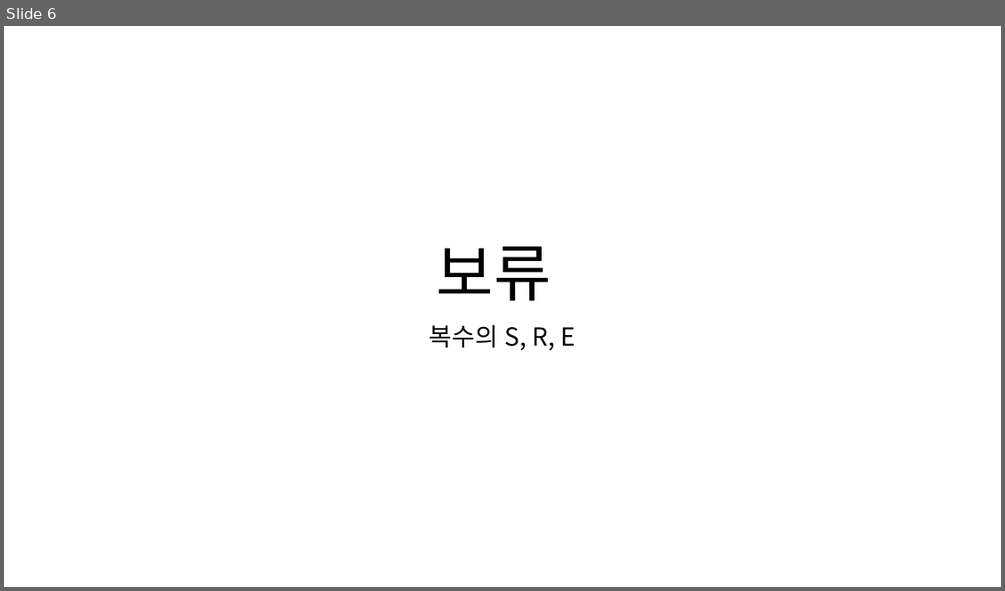
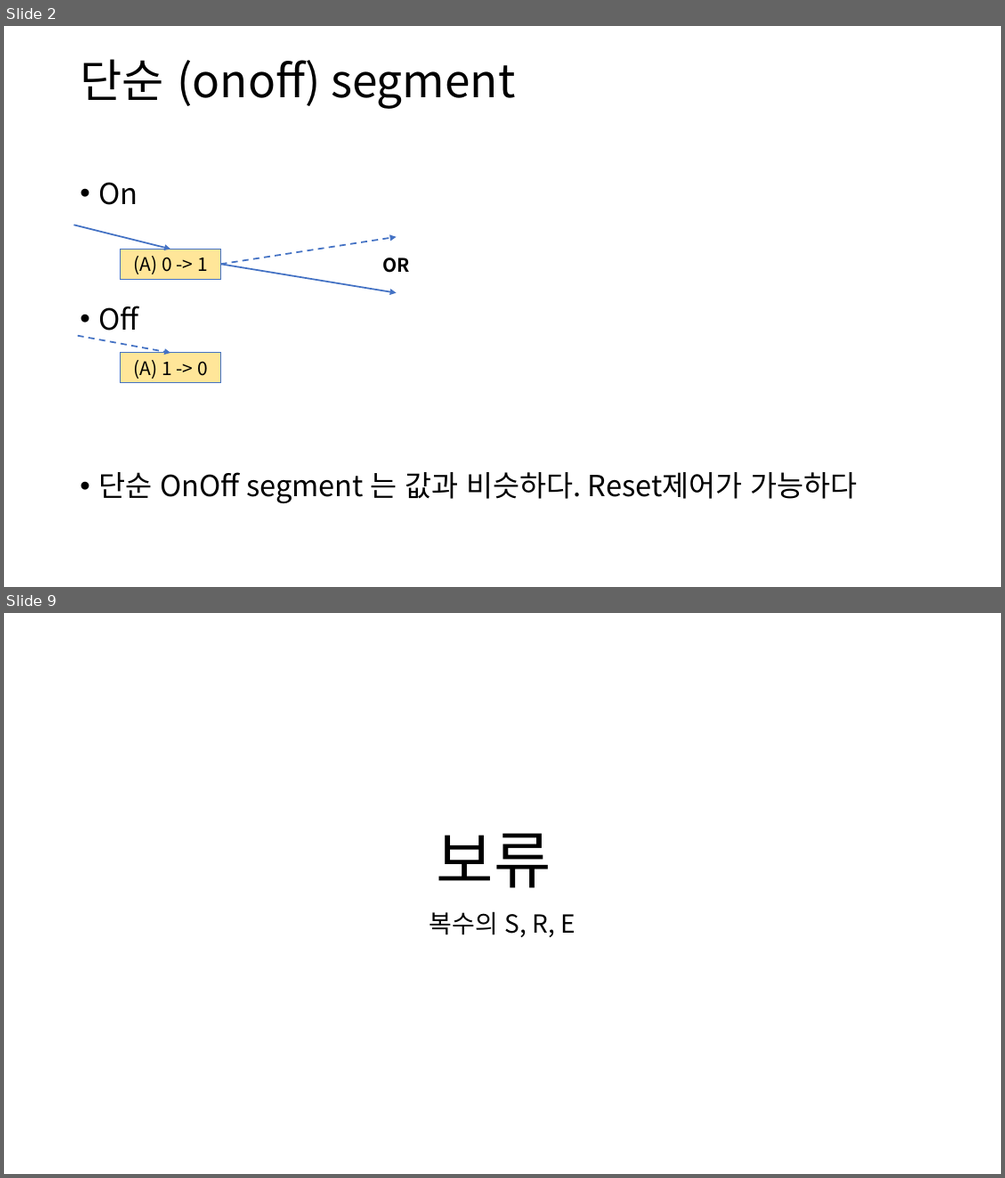
Before and after one commit to DualsoftDev/ds, a slide deck: Doc/PowerPoint/macro.pptx. Shown one above the other, each under a label of ours: slide 6 before the commit, slides 2 and 9 after it; the slides between them are not shown. The pictures are 1005x591 and 1005x1178 pixels, drawn with LibreOffice and Linux fonts; fonts in the diff are those of the drawing. Boxes give left, top, right and bottom in pixels: in the first picture for what was removed or moved away, otherwise in the second. Text is boxed around its words. In the diff, an @@ line names an element or a change of style, - is before the commit and + after.

Commit message:
macro.ppt : fix, add onoff Segments

```diff
--- a/Doc/PowerPoint/macro.pptx
+++ b/Doc/PowerPoint/macro.pptx
@@ slide 2 added at bbox=[4, 26, 1001, 587], background #FFFFFF @@
@@ title added at bbox=[80, 59, 515, 109], 44 pt, text #000000 @@
+단순 (onoff) segment
@@ text added at bbox=[98, 182, 858, 503], 28 pt, text #000000 @@
+• On
+• Off
+• 단순 OnOff segment 는 값과 비슷하다. Reset제어가 가능하다
@@ arrow added from (73, 224) to (170, 248), #4472C4 1.5 pt @@
@@ arrow added from (221, 264) to (396, 237), #4472C4 1.5 pt dashed @@
@@ rectangle added at bbox=[121, 248, 221, 279], fill #FFE699, outline #4472C4 1 pt, 18 pt, text #000000 @@
+(A) 0 -> 1
@@ arrow added from (221, 264) to (396, 293), #4472C4 1.5 pt @@
@@ text added at bbox=[382, 257, 409, 273], 18 pt, text #000000, bold @@
+OR
@@ arrow added from (77, 336) to (170, 353), #4472C4 1.5 pt dashed @@
@@ rectangle added at bbox=[121, 353, 221, 383], fill #FFE699, outline #4472C4 1 pt, 18 pt, text #000000 @@
+(A) 1 -> 0
@@ what was slide 6 is now slide 9 @@
```
Also in this commit, not shown: 5 slides changed, 5 other slides added.
